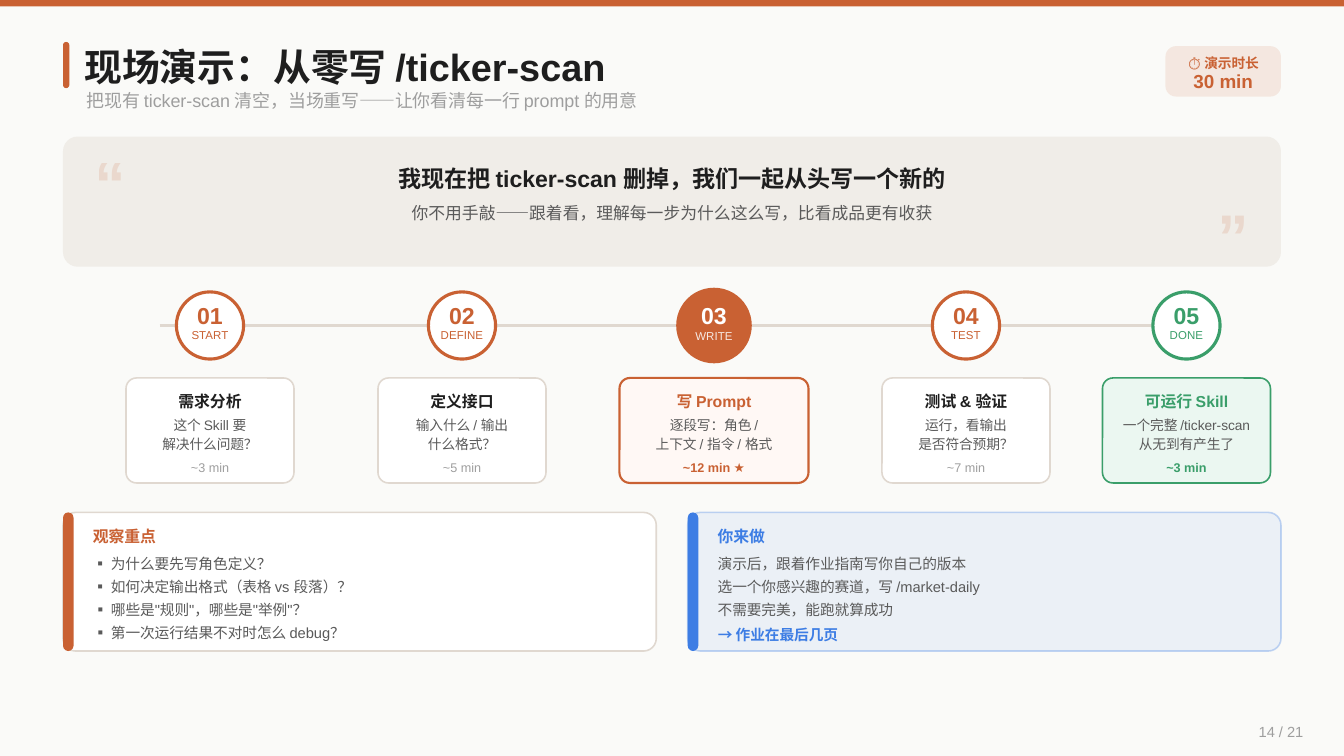
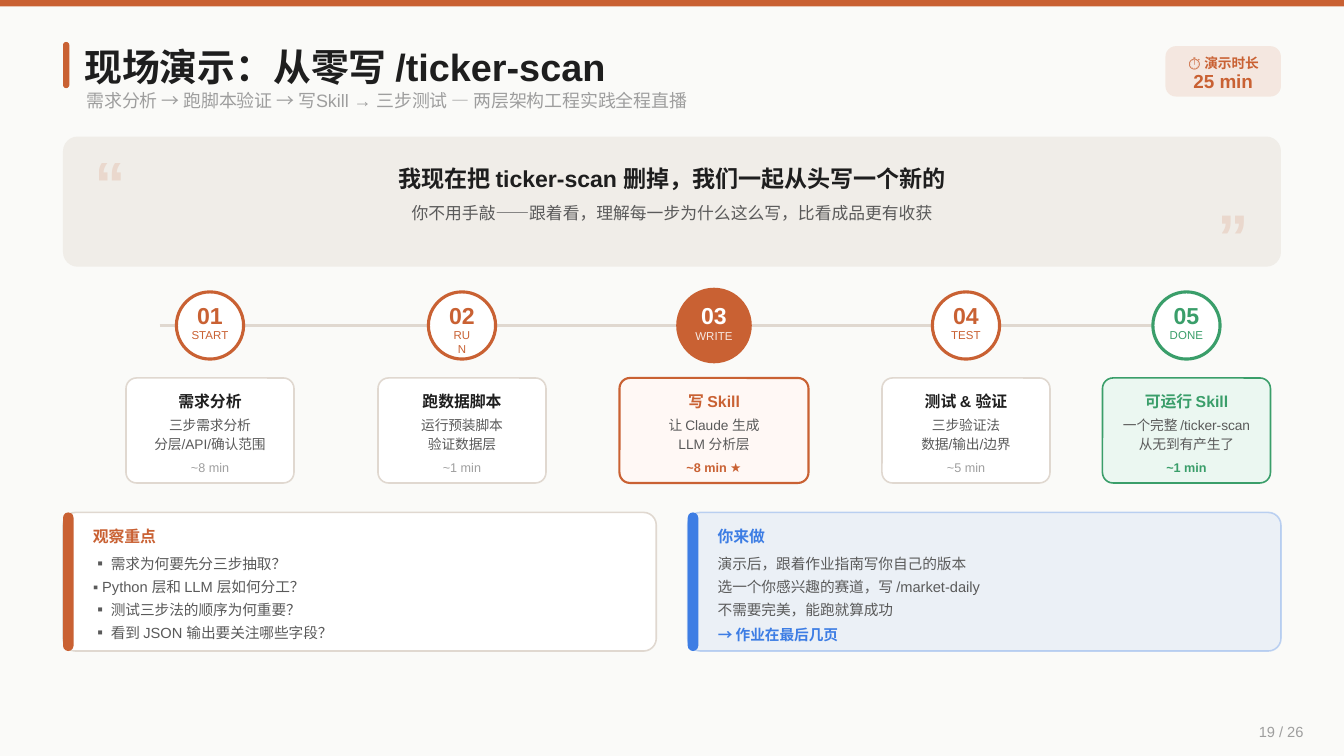
Before and after one commit to austinxyz/course-portal, a slide deck: slide 19 of dl/claude_course_s3.pptx (slide 14 before the commit). Drawn at 1344x756 pixels with LibreOffice and Linux fonts; fonts in the diff are those of the drawing. Boxes give left, top, right and bottom in pixels: in the first picture for what was removed or moved away, otherwise in the second. Text is boxed around its words. In the diff, an @@ line names an element or a change of style, - is before the commit and + after.

```diff
--- a/dl/claude_course_s3.pptx
+++ b/dl/claude_course_s3.pptx
@@ text at (x1=1193, y1=74, x2=1253, y2=88): text changed @@
-30 min
+25 min
@@ text at (x1=86, y1=92, x2=687, y2=109): text changed @@
-把现有 ticker-scan 清空，当场重写——让你看清每一行 prompt 的用意
+需求分析 → 跑脚本验证 → 写Skill → 三步测试 — 两层架构工程实践全程直播
@@ text at (x1=441, y1=331, x2=483, y2=339): text changed @@
-DEFINE
+RUN
@@ text at (x1=169, y1=418, x2=251, y2=431): text changed @@
-这个 Skill 要
+三步需求分析
@@ text at (x1=421, y1=418, x2=503, y2=431): text changed @@
-输入什么 / 输出
+运行预装脚本
@@ text at (x1=422, y1=391, x2=501, y2=412): text changed @@
-定义接口
+跑数据脚本
@@ text at (x1=669, y1=418, x2=759, y2=431): text changed @@
-逐段写：角色 /
+让 Claude 生成
@@ text at (x1=688, y1=394, x2=739, y2=409): text changed @@
-写 Prompt
+写 Skill
@@ text at (x1=932, y1=418, x2=1000, y2=431): text changed @@
-运行，看输出
+三步验证法
@@ text at (x1=154, y1=437, x2=265, y2=450): text changed @@
-解决什么问题？
+分层/API/确认范围
@@ text at (x1=428, y1=437, x2=496, y2=450): text changed @@
-什么格式？
+验证数据层
@@ text at (x1=678, y1=437, x2=750, y2=450): text changed @@
-上下文 / 指令 / 格式
+LLM 分析层
@@ text at (x1=921, y1=437, x2=1010, y2=450): text changed @@
-是否符合预期？
+数据/输出/边界
@@ text at (x1=443, y1=463, x2=481, y2=472): text changed @@
-~5 min
+~1 min
@@ text at (x1=686, y1=463, x2=726, y2=472): text changed @@
-~12 min ★
+~8 min ★
@@ text at (x1=947, y1=463, x2=985, y2=472): text changed @@
-~7 min
+~5 min
@@ text at (x1=1166, y1=463, x2=1206, y2=472): text changed @@
-~3 min
+~1 min
@@ text at (x1=111, y1=556, x2=286, y2=570): text changed @@
-▪ 为什么要先写角色定义？
+▪ 需求为何要先分三步抽取？
@@ text at (x1=102, y1=580, x2=305, y2=595): text changed @@
-▪ 如何决定输出格式（表格 vs 段落）？
+▪ Python 层和 LLM 层如何分工？
@@ text at (x1=111, y1=602, x2=301, y2=616): text changed @@
-▪ 哪些是"规则"，哪些是"举例"？
+▪ 测试三步法的顺序为何重要？
@@ text at (x1=111, y1=625, x2=332, y2=639): text changed @@
-▪ 第一次运行结果不对时怎么 debug？
+▪ 看到 JSON 输出要关注哪些字段？
@@ text at (x1=1259, y1=727, x2=1303, y2=737): text changed @@
-14 / 21
+19 / 26
```
Also in this commit, not shown: 14 other slides changed, 11 slides added, 6 slides removed, 9 other files.
